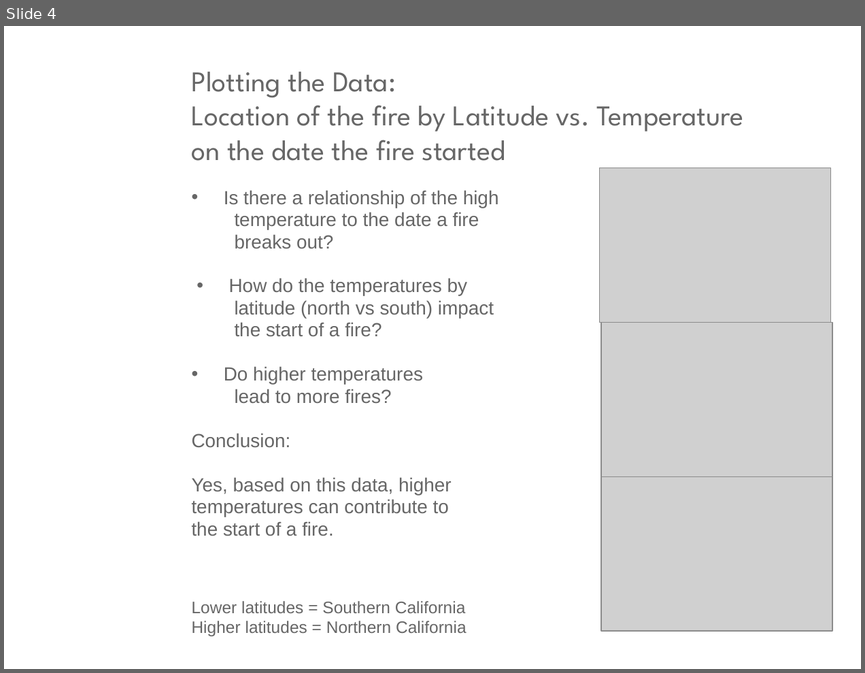
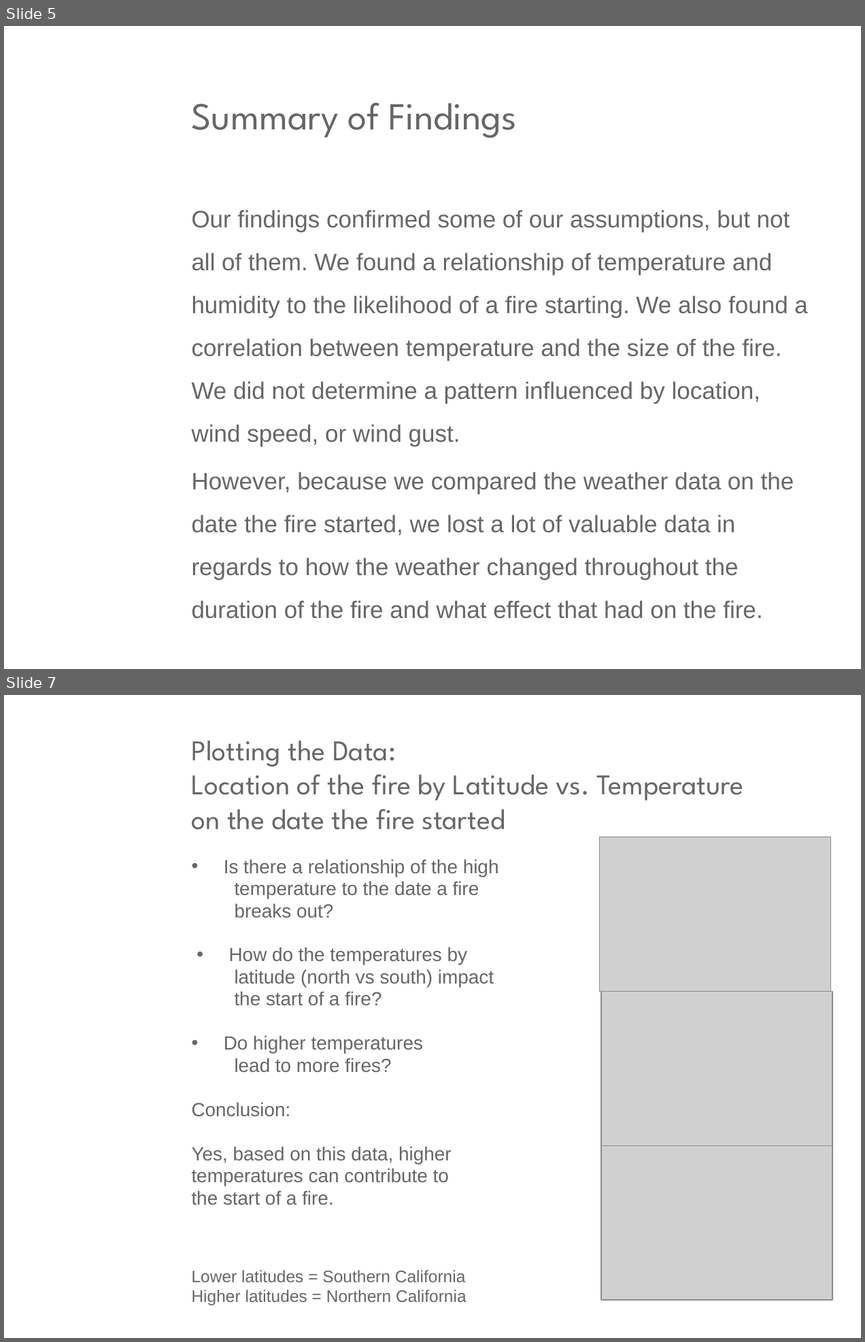
Before and after one commit to hockeylori/project1repo, a slide deck: ppt_writeup/Team7Project.pptx. Shown one above the other, each under a label of ours: slide 4 before the commit, slides 5 and 7 after it; the slides between them are not shown. The pictures are 865x673 and 865x1342 pixels, drawn with LibreOffice and Linux fonts; fonts in the diff are those of the drawing; grey boxes stand for pictures; background and template pictures are left out. Boxes give left, top, right and bottom in pixels: in the first picture for what was removed or moved away, otherwise in the second. Text is boxed around its words. In the diff, an @@ line names an element or a change of style, - is before the commit and + after.

```diff
--- a/ppt_writeup/Team7Project.pptx
+++ b/ppt_writeup/Team7Project.pptx
@@ slide 5 added at (4,26,861,669), background picture (left out) @@
@@ title added at (192,103,516,138), 32 pt, text #666666 @@
+Summary of Findings
@@ text added at (192,210,807,618), 20 pt, text #666666 @@
+Our findings confirmed some of our assumptions, but not all of them. We found a relationship of temperature and humidity to the likelihood of a fire starting. We also found a correlation between temperature and the size of the fire. We did not determine a pattern influenced by location, wind speed, or wind gust.
+However, because we compared the weather data on the date the fire started, we lost a lot of valuable data in regards to how the weather changed throughout the duration of the fire and what effect that had on the fire.
@@ what was slide 4 is now slide 7 @@
```
Also in this commit, not shown: 6 slides changed, 10 other slides added, 1 slide removed, 7 other files.
